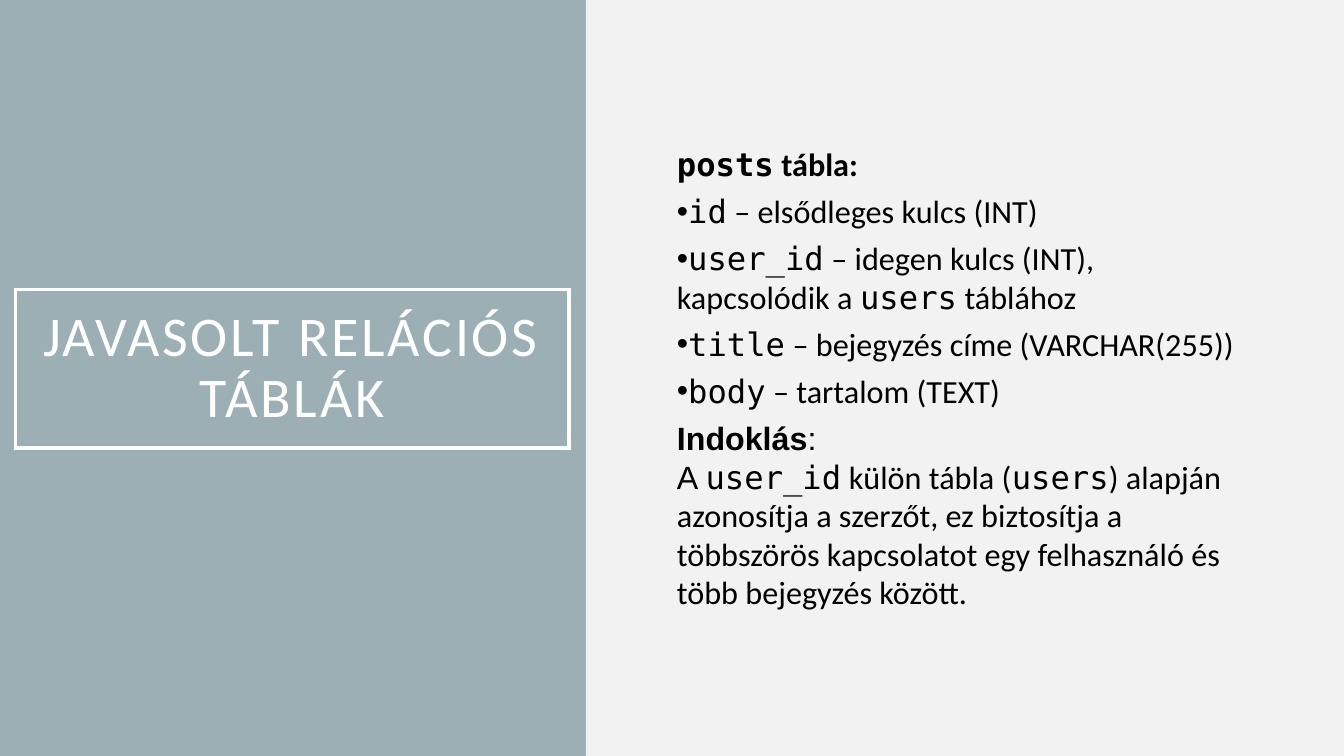
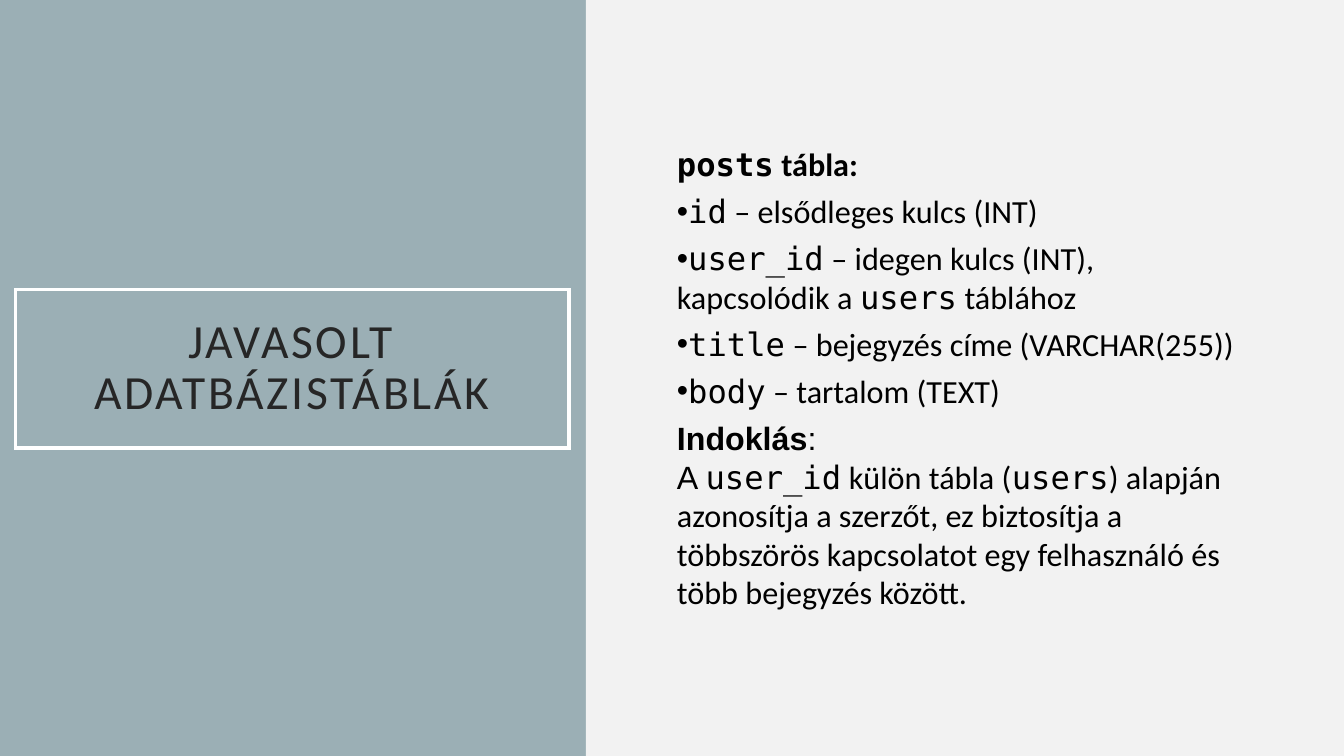
Before and after one commit to Robinhood0123/TothRobert-05-16, a slide deck: slide 4 of .PPT/REST API.pptx. Drawn at 1344x756 pixels with LibreOffice and Linux fonts; fonts in the diff are those of the drawing. Boxes give left, top, right and bottom in pixels: in the first picture for what was removed or moved away, otherwise in the second. Text is boxed around its words. In the diff, an @@ line names an element or a change of style, - is before the commit and + after.

Commit message:
00

```diff
--- a/.PPT/REST API.pptx
+++ b/.PPT/REST API.pptx
@@ title at (x1=94, y1=327, x2=489, y2=410): text changed; size 40 to 34 pt; text colour #FFFFFF to #262626 @@
-JAVASOLT RELÁCIÓS TÁBLÁK
+JAVASOLT ADATBÁZISTÁBLÁK
```
Also in this commit, not shown: 1 other slide changed.
